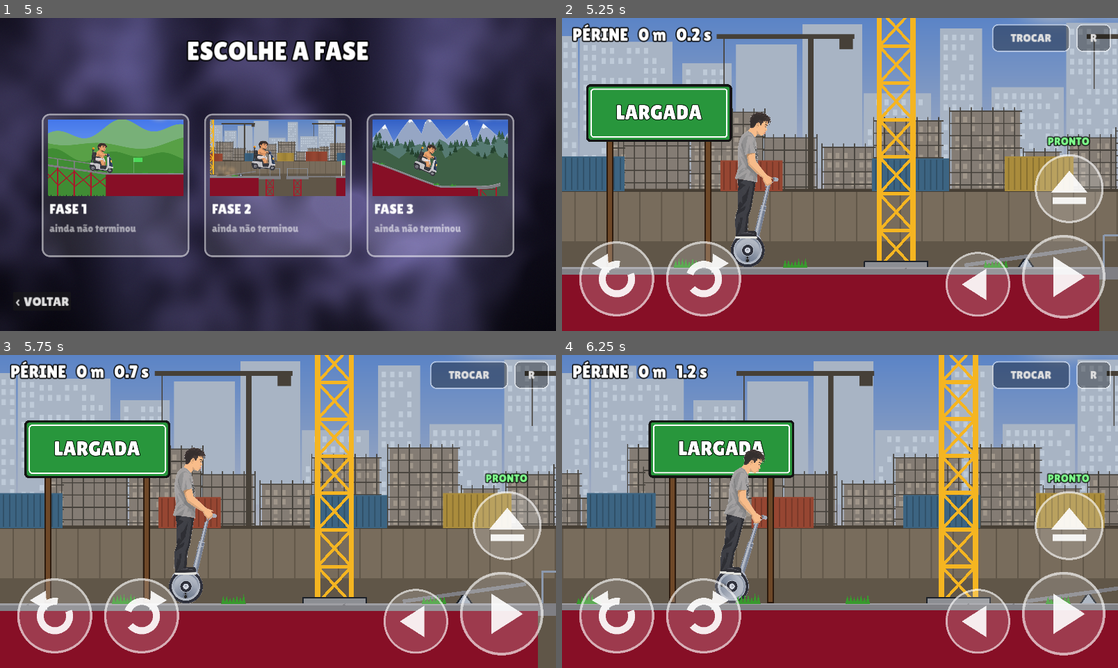
Above: before the commit, frames 1-4 (two rows, left to right).
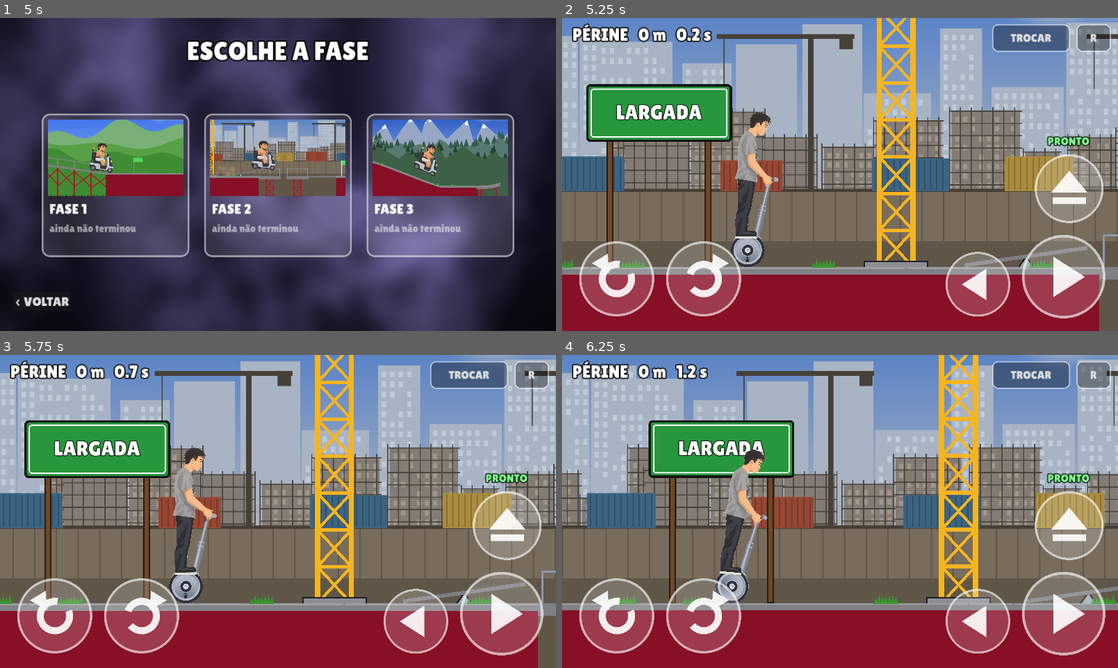
Above: after the commit, the same moments.

Repository: site-oficial-br-y/variant.agencia
Game: Godot game, scene res://levels/Abertura.tscn
Two runs of this game, one before a commit and one after it. Both use one fixed random seed, a clock stepped at 60 frames per second and the inputs below.
Inputs (mouse positions are in pixels of both pictures, inside the frame that each line leads up to):
- Up to frame 1 (5 s): tap Enter at 0.5 s; move the mouse to (400, 158) at 0.52 s; hold D 0.53-1.25 s; tap C (bomba) at 0.6 s; click (400, 158) at 0.67 s; click (511, 290) at 1.25 s; click "FASE 1" at 2 s; click "R" at 2.75 s; click "TROCAR" at 3.5 s; click (511, 290) at 4.25 s
- Up to frame 2 (5.25 s): click "FASE 2" at 5 s
- Up to frame 3 (5.75 s): no input
- Up to frame 4 (6.25 s): move the mouse to (728, 527) at 5.77 s; hold Left (brake) from 5.78 s (still down); tap C (bomba) at 5.85 s

Frame 1 is identical in both runs. In frame 2, 0.4% of the frame differs, in the area x 0-89%, y 76-80%; in frame 3, 0.4%; in frame 4, 0.4%, in the area x 2-100%, y 76-80%.

Commit message:
Bicho Ehn: sem TNT; serra que sobe e desce no trilho e mina com lombada no lugar
Co-Authored-By: Claude Opus 5.5 <noreply@anthropic.com>
Claude-Session: https://claude.ai/code/session_014hX2KsBke7Sq6MsZDXhCCQ

Diff:
--- a/jogo-godot/levels/Main.gd
+++ b/jogo-godot/levels/Main.gd
@@ -273,7 +273,7 @@
 	pecas.espinhos(p.x + 40, p.x + comp - 40, fundo)
 	pecas.passarela(p.x - 40, p.x + comp + 40, p.y, fundo, [p.x + comp * 0.3, p.x + comp * 0.72])
 	if com_tnt:
-		_tnt_suspenso(p + Vector2(comp * 0.68, 0))
+		mec.serra_trilho(p + Vector2(comp * 0.68, 0), 3.2, _sorteio.randf_range(0.0, 3.2))
 	return p + Vector2(comp, 0)
 
 func _t_gangorra(p: Vector2) -> Vector2:
@@ -312,29 +312,20 @@
 	pecas.terreno(PackedVector2Array([p + Vector2(2000, -100), p + Vector2(2800, 100), p + Vector2(3400, 100)]), p.y + 2600.0)
 	return p + Vector2(3400, 100)
 
-## TNT numa prateleira de aço acima da pista: todo personagem passa por baixo
-## (ninguém fica sem saída); só explode se você pular ou for arremessado nele
-func _tnt_suspenso(base: Vector2, altura := 1700.0) -> void:
-	var y := base.y - altura
-	pecas.barra_metal(Vector2(base.x + 380, base.y), Vector2(base.x + 380, y - 60), 54.0, Pecas.VERMELHO, -2)
-	pecas.barra_metal(Vector2(base.x + 380, y + 260), Vector2(base.x + 120, y + 30), 26.0, Pecas.VERMELHO, -2)
-	var prateleira := StaticBody2D.new()
-	prateleira.collision_layer = 0b01
-	var cs := CollisionShape2D.new()
-	var r := RectangleShape2D.new()
-	r.size = Vector2(700, 50)
-	cs.shape = r
-	prateleira.add_child(cs)
-	prateleira.position = Vector2(base.x + 80, y + 25)
-	pecas.poligono(Pecas.retangulo(Vector2.ZERO, Vector2(700, 50)), Pecas.CINZA, 1, null, 1.0, prateleira)
-	pecas.poligono(Pecas.retangulo(Vector2(0, 10), Vector2(700, 16)), Color.WHITE, 1, pecas.tex("perigo"), 0.6, prateleira)
-	add_child(prateleira)
-	pecas.tnt(Vector2(base.x, y), 420.0)
-
+## obstáculo de reta (antes era TNT): alterna serra no trilho e mina com lombada,
+## os dois dá pra passar com qualquer personagem
+var _reta_n := 0
 func _t_tnt(p: Vector2) -> Vector2:
-	_t_plano(p, 1200, false)
-	_tnt_suspenso(p + Vector2(550, 0))
-	return p + Vector2(1200, 0)
+	_reta_n += 1
+	if _reta_n % 2 == 1:
+		_t_plano(p, 2000, false)
+		mec.serra_trilho(p + Vector2(1100, 0), 3.2, _sorteio.randf_range(0.0, 3.2))
+		return p + Vector2(2000, 0)
+	_t_plano(p, 2200, false)
+	pecas.rampa(p.x + 400, p.x + 1000, p.y, 170)
+	mec.mina(p + Vector2(1450, 0))
+	pecas.placa_perigo(p + Vector2(250, 0))
+	return p + Vector2(2200, 0)
 
 ## penhasco: anda reto e despenca `queda` px para o próximo patamar
 func _t_degrau(p: Vector2, queda: float) -> Vector2:
--- a/jogo-godot/levels/Mecanicas.gd
+++ b/jogo-godot/levels/Mecanicas.gd
@@ -116,6 +116,29 @@
 	tw.tween_property(olho, "modulate:a", 1.0, 0.3)
 	_vivos.append({"tipo": "drone", "no": n, "helice": helice, "olho": olho, "base": pos, "alcance": alcance,
 		"ativa": false, "pavio": 6.0, "vel": Vector2.ZERO, "bip": 0.0})
+
+# ---------- serra no trilho ----------
+## serra que sobe e desce num trilho vermelho: embaixo corta, em cima passa por baixo.
+## Fica 45% do ciclo lá em cima (dá tempo pra todo mundo passar, só esperar a hora)
+func serra_trilho(base: Vector2, periodo := 3.2, atraso := 0.0) -> void:
+	var alto := base.y - 1820.0                       # em cima: borda da serra ~1500 px, acima da cabeça de todos
+	pecas.barra_metal(Vector2(base.x, base.y), Vector2(base.x, alto - 200.0), 40.0, Pecas.VERMELHO, -2)
+	pecas.barra_metal(Vector2(base.x - 60, alto - 200.0), Vector2(base.x + 60, alto - 200.0), 30.0, Pecas.VERMELHO, -2)
+	var n := Node2D.new()
+	n.position = Vector2(base.x, alto)
+	n.z_index = 2
+	raiz.add_child(n)
+	var s := Sprite2D.new()
+	s.texture = pecas.tex("serra")
+	s.scale = Vector2.ONE * (2.0 * 300.0 / 600.0)
+	n.add_child(s)
+	var tw := s.create_tween().set_loops()
+	tw.tween_property(s, "rotation", TAU, 0.5).as_relative()
+	var zona := pecas.zona_letal(Vector2.ZERO, Vector2(500, 500), "serra")
+	raiz.remove_child(zona)
+	n.add_child(zona)
+	_vivos.append({"tipo": "serra_trilho", "no": n, "alto": alto, "baixo": base.y - 300.0,
+		"periodo": periodo, "atraso": atraso})
 
 # ---------- gancho do arpão ----------
 ## poste vermelho com braço por cima do vão e argola pendurada: é onde o arpão
@@ -382,6 +405,13 @@
 						_quebrar(m)
 			"trampolim":
 				m["espera"] = maxf(0.0, m["espera"] - dt)
+			"serra_trilho":                         # desce rápido, segura embaixo, sobe, fica em cima
+				var f := fposmod(_t + float(m["atraso"]), float(m["periodo"])) / float(m["periodo"])
+				var k := 0.0
+				if f < 0.12: k = f / 0.12
+				elif f < 0.40: k = 1.0
+				elif f < 0.55: k = 1.0 - (f - 0.40) / 0.15
+				(no as Node2D).position.y = lerpf(float(m["alto"]), float(m["baixo"]), smoothstep(0.0, 1.0, k))
 			"tunel":
 				var dentro := false
 				for b in (m["area"] as Area2D).get_overlapping_bodies():
Not shown, changed: rodas/godot/index.html
Not shown, changed: rodas/godot/index.pck
